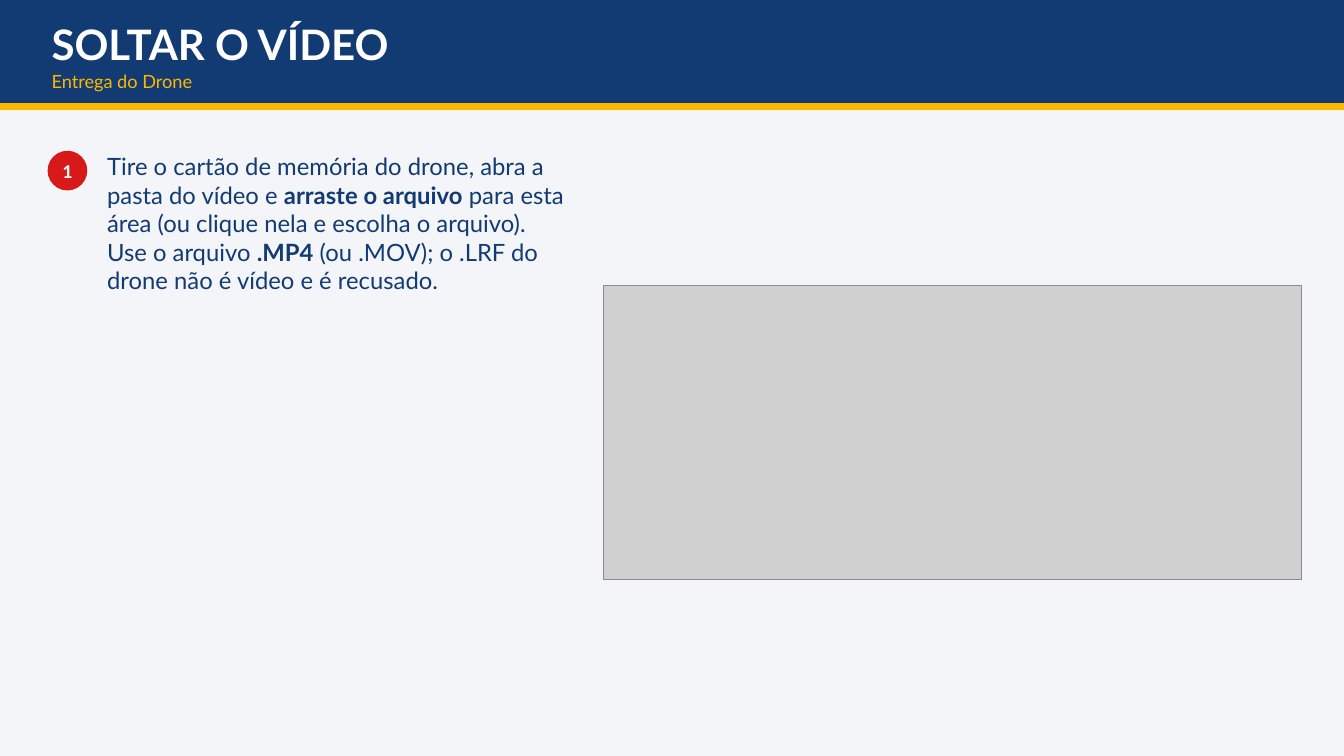
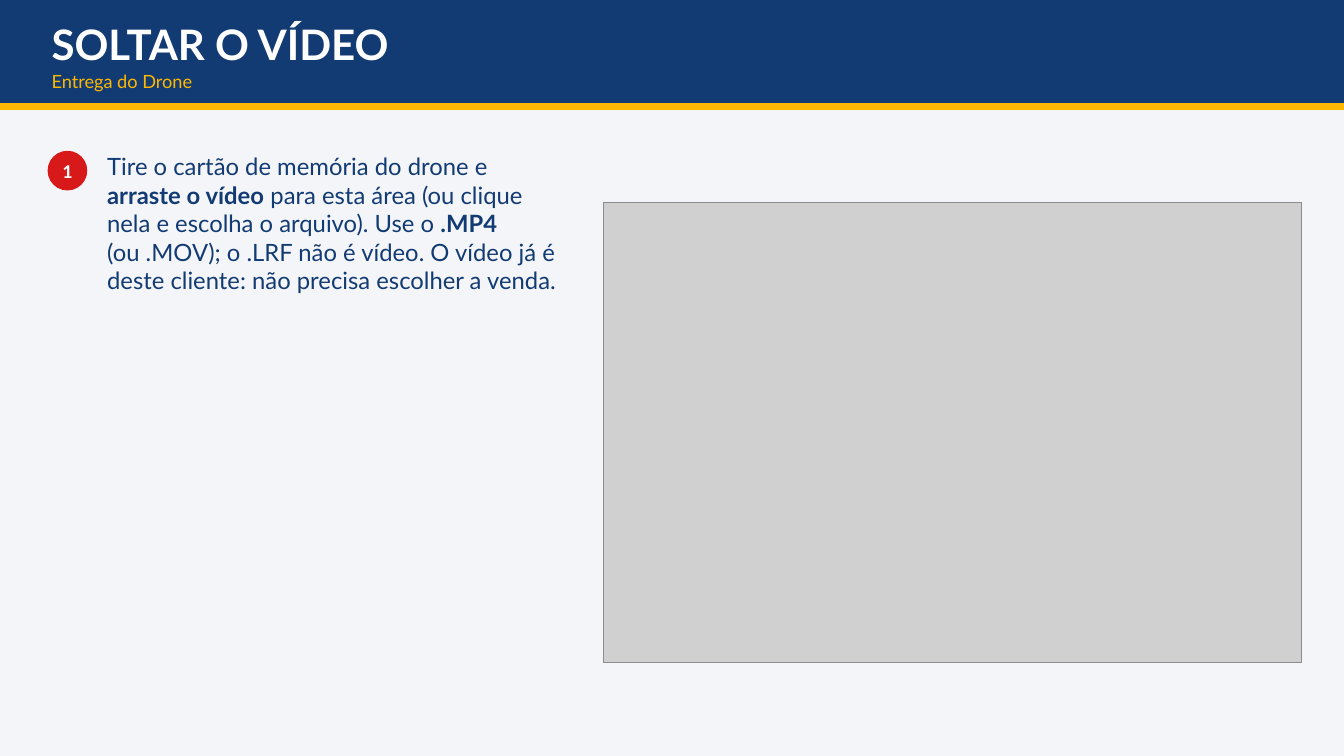
Before and after one commit to dudurezende10/eterna, a slide deck: slide 23 of docs/treinamento/entregaveis/Treinamento - Drone, Chute a Gol e Snap Pop - da venda a entrega.pptx. Drawn at 1344x756 pixels with LibreOffice and Linux fonts; fonts in the diff are those of the drawing; grey boxes stand for pictures. Boxes give left, top, right and bottom in pixels: in the first picture for what was removed or moved away, otherwise in the second. Text is boxed around its words. In the diff, an @@ line names an element or a change of style, - is before the commit and + after.

Commit message:
v99.25.1: escolha do voo não some na atualização da tela; manual e apresentação 1.2 (pulseira); NUVEM 9b corrigido (limpeza local dos vídeos)

```diff
--- a/docs/treinamento/entregaveis/Treinamento - Drone, Chute a Gol e Snap Pop - da venda a entrega.pptx
+++ b/docs/treinamento/entregaveis/Treinamento - Drone, Chute a Gol e Snap Pop - da venda a entrega.pptx
@@ text at box(107, 157, 556, 289): text changed @@
-Tire o cartão de memória do drone, abra a pasta do vídeo e arraste o arquivo para esta área (ou clique nela e escolha o arquivo). Use o arquivo .MP4 (ou .MOV); o .LRF do drone não é vídeo e é recusado.
+Tire o cartão de memória do drone e arraste o vídeo para esta área (ou clique nela e escolha o arquivo). Use o .MP4 (ou .MOV); o .LRF não é vídeo. O vídeo já é deste cliente: não precisa escolher a venda.
@@ picture: place and size @@
-picture at box(603, 285, 1302, 580)
+picture at box(603, 203, 1302, 663)
```
Also in this commit, not shown: 14 other slides changed, 2 slides added, 1 slide removed, 36 other files.
